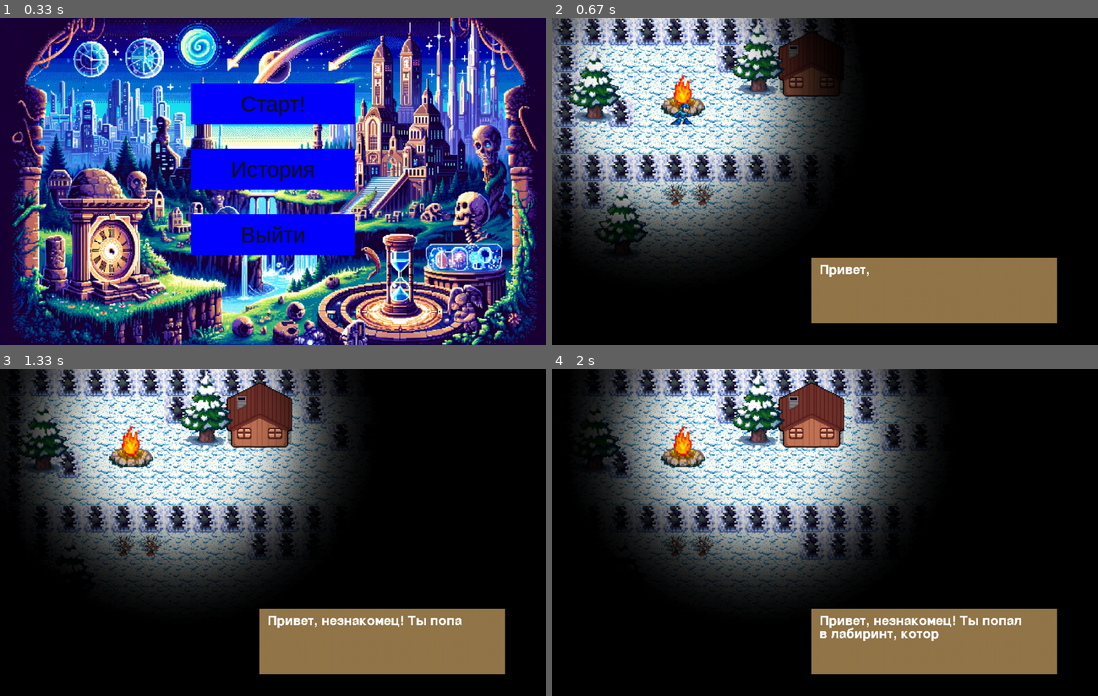
Above: before the commit, frames 1-4 (two rows, left to right).
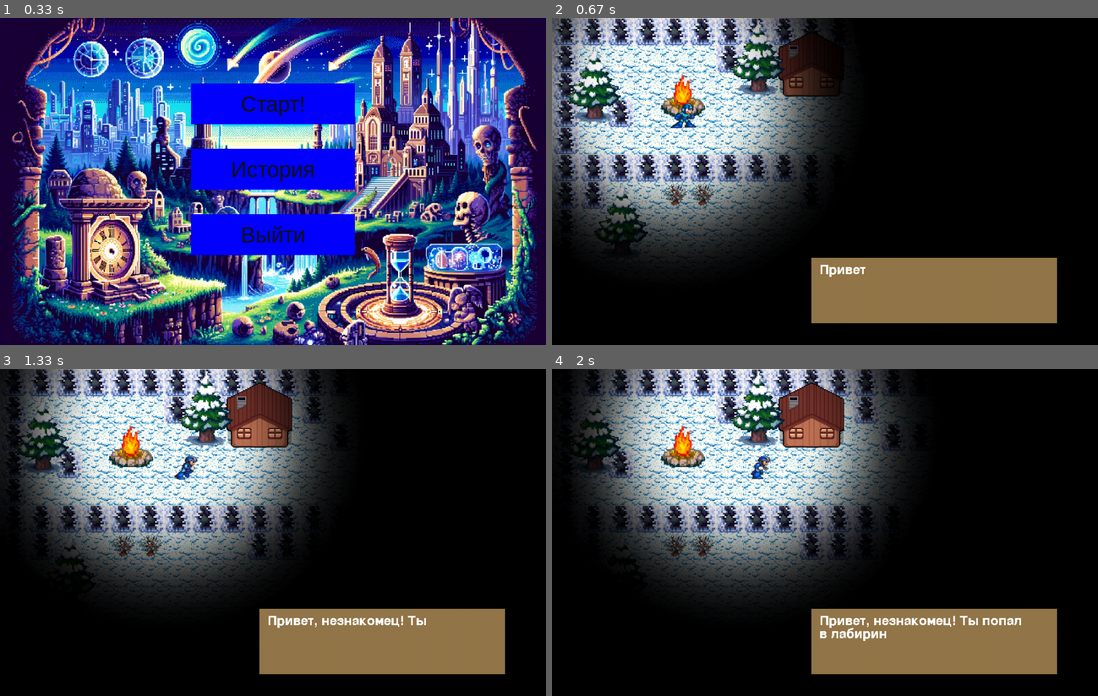
Above: after the commit, the same moments.

Repository: Gigirka/pygame
Game: pygame game, started from 123.py
Same seed, same stepped clock (60 frames per second), same inputs: the game is played once before the commit and once after it.
Inputs (mouse positions are in pixels of both pictures, inside the frame that each line leads up to):
- Up to frame 1 (0.33 s): no input
- Up to frame 2 (0.67 s): click (825, 103) at 0.38 s
- Up to frame 3 (1.33 s): hold Right 0.67-1.13 s; move the mouse to (251, 545) at 0.7 s; hold Up from 1.17 s (still down); tap Space at 1.23 s
- Up to frame 4 (2 s): release Up at 1.47 s; hold Right 1.5-1.97 s; tap Space at 1.57, 1.87 s

Frame 1 is identical in both runs. In frame 2, 0.2% of the frame differs, in the area x 21-58%, y 25-80%; in frame 3, 8.0%; in frame 4, 12%, in the area x 5-71%, y 0-84%.

Commit message:
Добавление анимации гланому герою

Diff:
--- a/123.py
+++ b/123.py
@@ -15,6 +15,10 @@
 wind_sound = pygame.mixer.Sound("data/wind.ogg")
 step_sound = pygame.mixer.Sound("data/step.ogg")
 objects = []
+
+left = False
+right = False
+animCount = 0
 
 
 class Button():
@@ -131,7 +135,20 @@
     'tree': pygame.transform.scale(load_image('winter_tree.png'), (50, 50)),
     'tree1': pygame.transform.scale(load_image('winter_tree1.png'), (50, 50)),
 }
-player_image = pygame.transform.scale(load_image('stop_hero.png'), (43, 43))
+
+walkLeft = [pygame.transform.scale(load_image('hero_left/5.png'), (80, 80)),
+            pygame.transform.scale(load_image('hero_left/4.png'), (80, 80)),
+            pygame.transform.scale(load_image('hero_left/3.png'), (80, 80)),
+            pygame.transform.scale(load_image('hero_left/2.png'), (80, 80)),
+            pygame.transform.scale(load_image('hero_left/1.png'), (80, 80))]
+
+walkRight = [pygame.transform.scale(load_image('hero_right/1.png'), (80, 80)),
+             pygame.transform.scale(load_image('hero_right/2.png'), (80, 80)),
+             pygame.transform.scale(load_image('hero_right/3.png'), (80, 80)),
+             pygame.transform.scale(load_image('hero_right/4.png'), (80, 80)),
+             pygame.transform.scale(load_image('hero_right/5.png'), (80, 80))]
+
+hero_Stand = [pygame.transform.scale(load_image('stop_hero.png'), (50, 50))]
 
 tile_width = tile_height = 50
 
@@ -173,118 +190,6 @@
             tile_width * pos_x, tile_height * pos_y)
 
 
-class AnimatedSprite(pygame.sprite.Sprite):
-    def __init__(self, sheet, columns, rows, pos_x, pos_y):
-        super().__init__(player_group, all_sprites)
-        self.frames = []
-        self.cut_sheet(sheet, columns, rows)
-        self.cur_frame = 0
-        self.image = self.frames[self.cur_frame]
-        self.vy = 0
-        self.vx = 0
-        self.move = False
-        self.health = 10
-        self.image = player_image
-        self.rect = self.image.get_rect().move(
-            tile_width * pos_x + 15, tile_height * pos_y + 5)
-
-    def draw(self):
-        self.hitbox = (self.rect.x + 17, self.rect.y + 2, 31, 57)
-        pygame.draw.rect(screen, (255, 0, 0), (self.hitbox[0], self.hitbox[1] - 20, 50, 10))  # NEW
-        pygame.draw.rect(screen, (0, 128, 0),
-                         (self.hitbox[0], self.hitbox[1] - 20, 50 - (5 * (10 - self.health)), 10))  # NEW
-
-    def update(self):
-        if self.move:
-            old_x = self.rect.x
-            old_y = self.rect.y
-
-            if self.rect.x + self.vx <= width - width // 6 and self.rect.x + self.vx >= width // 6:
-                self.rect.x += self.vx
-            else:
-                if self.rect.x + self.vx < width // 5:
-                    for sprite in tiles_group:
-                        sprite.rect.x -= self.vx
-
-                    for sprite in block_tiles_group:
-                        sprite.rect.x -= self.vx
-
-                    for sprite in decor_group:
-                        sprite.rect.x -= self.vx
-
-                if self.rect.x + self.vx > width - width // 5:
-                    for sprite in tiles_group:
-                        sprite.rect.x -= self.vx
-
-                    for sprite in block_tiles_group:
-                        sprite.rect.x -= self.vx
-
-                    for sprite in decor_group:
-                        sprite.rect.x -= self.vx
-                collision_sprites = pygame.sprite.spritecollide(self, block_tiles_group, False)
-                for sprite in collision_sprites:
-                    if sprite != self:
-                        for sprite in tiles_group:
-                            sprite.rect.x += self.vx
-
-                        for sprite in block_tiles_group:
-                            sprite.rect.x += self.vx
-
-                        for sprite in decor_group:
-                            sprite.rect.x += self.vx
-            if self.rect.y + self.vy <= height - height // 6 and self.rect.y + self.vy >= height // 6:
-                self.rect.y += self.vy
-            else:
-                if self.rect.y + self.vy < height // 5:
-                    for sprite in tiles_group:
-                        sprite.rect.y -= self.vy
-
-                    for sprite in block_tiles_group:
-                        sprite.rect.y -= self.vy
-
-                    for sprite in decor_group:
-                        sprite.rect.y -= self.vy
-
-                if self.rect.y + self.vy > height - height // 5:
-                    for sprite in tiles_group:
-                        sprite.rect.y -= self.vy
-
-                    for sprite in block_tiles_group:
-                        sprite.rect.y -= self.vy
-
-                    for sprite in decor_group:
-                        sprite.rect.y -= self.vy
-
-                # Проверка на столкновение с препятствиями
-                collision_sprites = pygame.sprite.spritecollide(self, block_tiles_group, False)
-                for sprite in collision_sprites:
-                    if sprite != self:
-                        for sprite in tiles_group:
-                            sprite.rect.y += self.vy
-
-                        for sprite in block_tiles_group:
-                            sprite.rect.y += self.vy
-
-                        for sprite in decor_group:
-                            sprite.rect.y += self.vy
-            collision_sprites = pygame.sprite.spritecollide(self, block_tiles_group, False)
-            for sprite in collision_sprites:
-                if sprite != self:
-                    self.rect.x = old_x
-                    self.rect.y = old_y
-
-    def cut_sheet(self, sheet, columns, rows):
-        self.rect = pygame.Rect(0, 0, sheet.get_width() // columns, sheet.get_height() // rows)
-        for j in range(rows):
-            for i in range(columns):
-                frame_location = (self.rect.w * i, self.rect.h * j)
-                self.frames.append(sheet.subsurface(pygame.Rect(frame_location, self.rect.size)))
-
-    def update(self):
-        self.cur_frame = (self.cur_frame + 1) % len(self.frames)
-        self.image = self.frames[self.cur_frame]
-
-
 class Player(pygame.sprite.Sprite):
     def __init__(self, pos_x, pos_y):
         super().__init__(player_group, all_sprites)
@@ -292,9 +197,65 @@
         self.vx = 0
         self.move = False
         self.health = 10
-        self.image = player_image
+        # size = (32, 32)  # This should match the size of the images.
+        images = walkLeft + walkRight + hero_Stand
+        # self.rect = pygame.Rect(position, size)
+        self.images = images
+        self.images_right = images[0:5]
+        self.images_left = images[5:10]
+        self.images_stop = [images[-1]]
+        self.index = 0
+        self.image = pygame.transform.scale(images[self.index],
+                                            (50, 50))  # 'image' is the current image of the animation.
         self.rect = self.image.get_rect().move(
             tile_width * pos_x + 15, tile_height * pos_y + 5)
+
+        self.animation_time = 0.05
+        self.current_time = 0
+
+        self.animation_frames = 6
+        self.current_frame = 0
+
+    def update_time_dependent(self, dt):
+        """
+        Updates the image of Sprite approximately every 0.1 second.
+
+        Args:
+            dt: Time elapsed between each frame.
+        """
+        if self.vx < 0 or self.vy > 0:  # Use the right images if sprite is moving right.
+            self.images = self.images_right
+        elif self.vx > 0 or self.vy < 0:
+            self.images = self.images_left
+        elif self.vx == 0 and self.vy == 0:
+            self.images = self.images_stop
+
+        self.current_time += dt
+        if self.current_time >= self.animation_time:
+            self.current_time = 0
+            self.index = (self.index + 1) % len(self.images)
+            self.image = self.images[self.index]
+
+        # self.rect.move_ip(*self.velocity)
+
+    def update_frame_dependent(self):
+        """
+        Updates the image of Sprite every 6 frame (approximately every 0.1 second if frame rate is 60).
+        """
+        if self.vx < 0:  # Use the right images if sprite is moving right.
+            self.images = self.images_right
+        elif self.vx > 0:
+            self.images = self.images_left
+        elif self.vx == 0 and self.vy == 0:
+            self.images = self.images_stop
+
+        self.current_frame += 1
+        if self.current_frame >= self.animation_frames:
+            self.current_frame = 0
+            self.index = (self.index + 1) % len(self.images)
+            self.image = self.images[self.index]
+
+        # self.rect.move_ip(*self.velocity)
 
     def draw(self):
         self.hitbox = (self.rect.x + 17, self.rect.y + 2, 31, 57)
@@ -444,12 +405,14 @@
 player.draw()
 sign_image = pygame.transform.scale(load_image('sign.png'), (450, 120))
 sign_rect = sign_image.get_rect(center=(700, 500))
+
 text = ("""Привет, незнакомец! Ты попал
 в лабиринт, который находится
 вне времени и пространства...""")
 displayed_text = ""
 counter = 0
 while running:
+    dt = clock.tick(FPS) / 1000  # Amount of seconds between each loop.
     for event in pygame.event.get():
         if event.type == pygame.QUIT:
             running = False
@@ -458,19 +421,24 @@
             player.move = True
             if event.key == pygame.K_LEFT:
                 player.vx = -8
+                left = True
+                right = False
             elif event.key == pygame.K_RIGHT:
                 player.vx = 8
-                player_run = AnimatedSprite(load_image("hero.png"), 5, 1, player.rect.x, player.rect.y)
-                player_run.draw()
-                player.kill()
-                player_run.update()
-                all_sprites.draw(screen)
-                all_sprites.update()
-                pygame.display.flip()
+                left = False
+                right = True
             elif event.key == pygame.K_UP:
                 player.vy = -8
+                left = False
+                right = True
             elif event.key == pygame.K_DOWN:
                 player.vy = 8
+                left = False
+                right = True
+            else:
+                left = False
+                right = False
+                animCount = 0
         if event.type == pygame.KEYUP:
             step_sound.stop()
             player.move = False
@@ -479,7 +447,11 @@
             elif event.key in [pygame.K_UP, pygame.K_DOWN]:
                 player.vy = 0
 
+    all_sprites.update(dt)
     player.update()
+    player.update_time_dependent(dt)
+    player.update_frame_dependent()
+    player.draw()
     black_l.update()
     all_sprites.update()
     screen.fill('Blue')
@@ -495,7 +467,7 @@
         counter += 1
     blit_text(screen, displayed_text, (490, 450), pygame.font.Font(None, 36))
 
-    clock.tick(30)
+    clock.tick(FPS)
     pygame.display.flip()
 
 pygame.quit()
Binary file removed: data/hero.png
Binary file added: data/hero_left/1.png
Binary file added: data/hero_left/2.png
Binary file added: data/hero_left/3.png
Binary file added: data/hero_left/4.png
Binary file added: data/hero_left/5.png
Binary file added: data/hero_right/1.png
Binary file added: data/hero_right/2.png
Binary file added: data/hero_right/3.png
Binary file added: data/hero_right/4.png
Binary file added: data/hero_right/5.png
